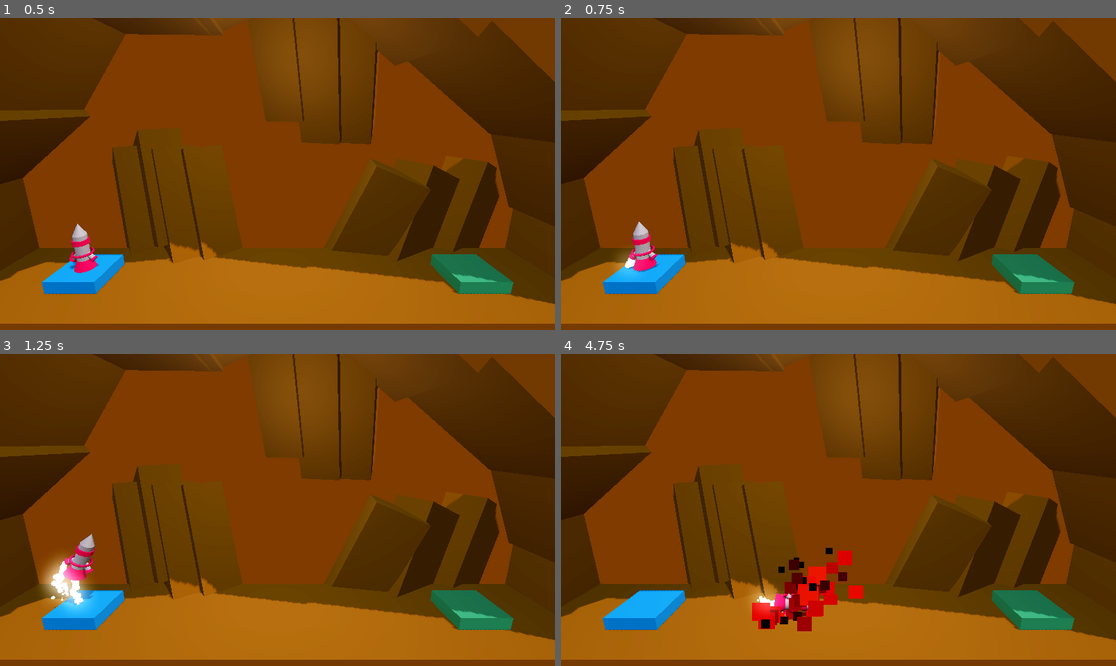
Above: before the commit, frames 1-4 (two rows, left to right).
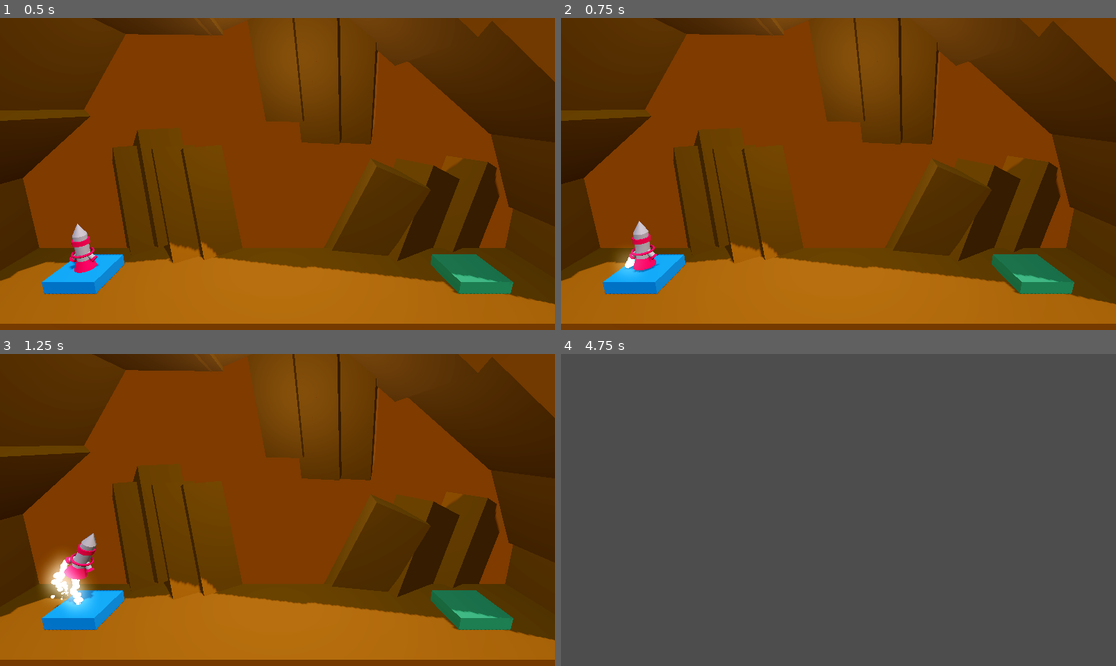
Above: after the commit, the same moments.

Repository: BerkayOzercan/Tutorial-Godot-Project-Boost
Game: Godot game, scene res://Levels/level_1.tscn
Two runs of this game, one before a commit and one after it. Both use one fixed random seed, a clock stepped at 60 frames per second and the inputs below.
Inputs:
- Up to frame 1 (0.5 s): no input
- Up to frame 2 (0.75 s): tap Enter at 0.5 s; hold D (rotate_right) from 0.53 s (still down); hold Space (boost) from 0.53 s (still down)
- Up to frame 3 (1.25 s): keep holding D (rotate_right); keep holding Space (boost)
- Up to frame 4 (4.75 s): release D (rotate_right) at 1.28 s; release Space (boost) at 1.28 s; hold A (rotate_left) 1.28-2.03 s; tap Space (boost) at 1.35, 2.85, 4.35 s; hold Space (boost) 2.03-2.78 s; hold D (rotate_right) 2.03-3.53 s; hold Space (boost) 3.53-4.28 s; hold A (rotate_left) from 3.53 s (still down)

Frame 1 is identical in both runs. In frame 2, less than 0.1% of the frame differs, in the area x 11-18%, y 65-82%; in frame 3, 0.3%; in frame 4, 100%, in the area x 0-100%, y 0-100%.

Commit message:
Edit : fix process

Diff:
--- a/Scripts/Player.gd
+++ b/Scripts/Player.gd
@@ -18,7 +18,7 @@
 
 var is_transitioning : bool = false
 
-func _process(delta: float) -> void:
+func _physics_process(delta: float) -> void:
 	_press_spacebar(delta)
 
 func _press_spacebar(delta : float) -> void:
@@ -54,7 +54,8 @@
 			_crash_sequence()
 
 func _complete_level(next_level: String) -> void:
-	set_process(false)
+	#set_process(false)
+	set_physics_process(false)
 	is_transitioning = true
 	var tween = create_tween()
 	tween.tween_interval(1.0)
@@ -65,7 +66,8 @@
 	success_particle.emitting = true
 
 func _crash_sequence() -> void:
-	set_process(false)
+	#set_process(false)
+	set_physics_process(false)
 	is_transitioning = true
 	var tween = create_tween()
 	tween.tween_interval(1.0)
